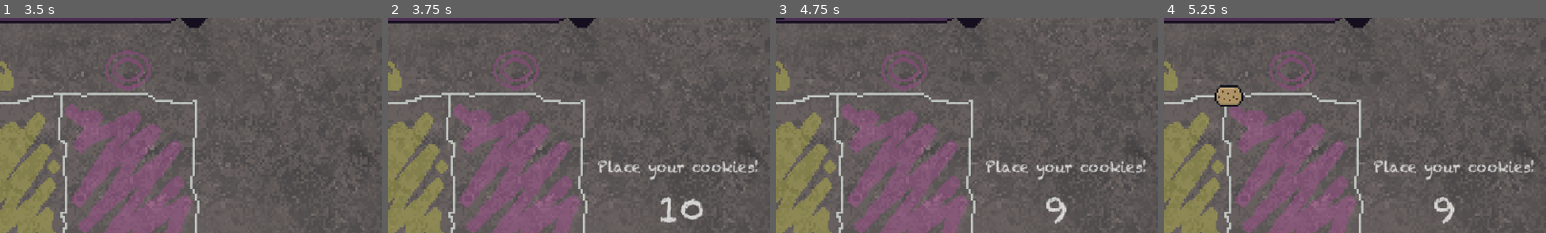
Above: before the commit, frames 1-4 (left to right).
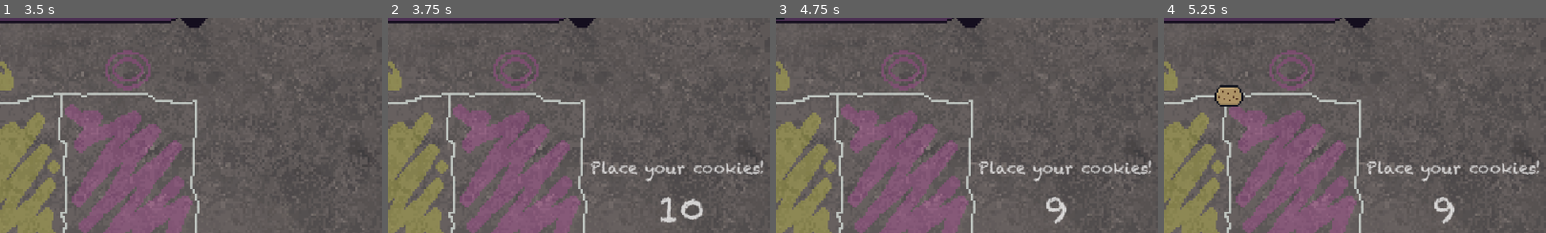
Above: after the commit, the same moments.

Repository: Sooshimi/golden-biscuit
Game: Godot game, scene res://scenes/battle_screen.tscn
The game is run twice, just before and just after one commit, with the same random seed, the same clock (stepped at 60 frames per second) and the same inputs.
Inputs (mouse positions are % of the whole screen's width and height, from its top left):
- Up to frame 1 (3.5 s): click "Start Game" at 0.5 s; move the mouse to (72, 45) at 1.27 s; click (72, 45) at 1.35 s; move the mouse to (30, 55) at 2.02 s; click (30, 55) at 2.1 s; move the mouse to (60, 28) at 2.77 s; click (60, 28) at 2.85 s
- Up to frame 2 (3.75 s): tap Enter at 3.5 s; move the mouse to (45, 70) at 3.52 s; click (45, 70) at 3.6 s
- Up to frame 3 (4.75 s): tap Space at 4.25 s; move the mouse to (49, 74) at 4.27 s; click (49, 74) at 4.35 s
- Up to frame 4 (5.25 s): move the mouse to (55, 17) at 5.02 s; click (55, 17) at 5.1 s
The pictures show only the part of the screen within x 50-100%, y 8-58%; the shares and areas given below are measured in that part.

Frame 1 is identical in both runs. In frame 2, 1.3% of the frame differs, in the area x 52-99%, y 65-76%; in frame 3, 1.3%; in frame 4, 1.3%.

Commit message:
Update battle_screen.tscn

Diff:
--- a/scenes/battle_screen.tscn
+++ b/scenes/battle_screen.tscn
@@ -276,11 +276,11 @@
 
 [node name="BetPhaseLabel" type="Label" parent="UI"]
 modulate = Color(1, 1, 1, 0.745098)
-offset_left = 495.0
+offset_left = 489.0
 offset_top = 146.0
-offset_right = 631.0
-offset_bottom = 162.0
-theme_override_font_sizes/font_size = 12
+offset_right = 636.0
+offset_bottom = 163.0
+theme_override_font_sizes/font_size = 13
 text = "Place your cookies!"
 horizontal_alignment = 1
 vertical_alignment = 1
